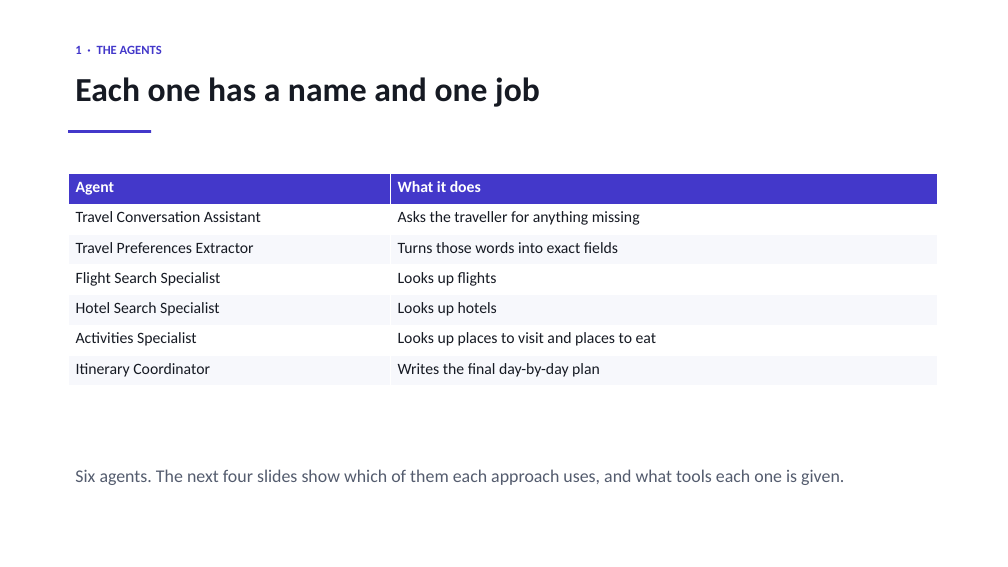
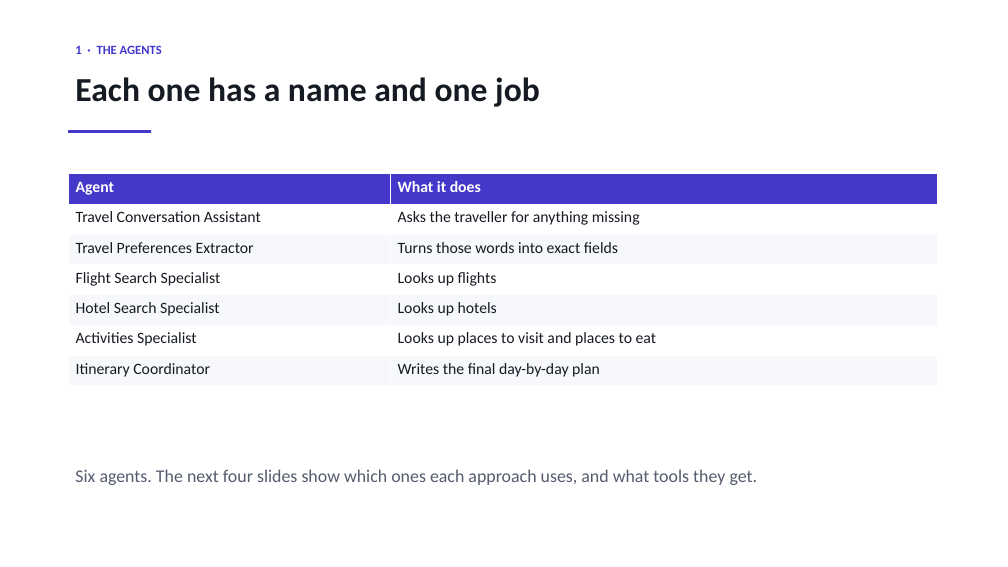
Before and after one commit to sherali143/Trip-Planner, a slide deck: slide 2 of submission/CMP7200_Viva_Presentation.pptx. Drawn at 1008x567 pixels with LibreOffice and Linux fonts; fonts in the diff are those of the drawing. Boxes give left, top, right and bottom in pixels: in the first picture for what was removed or moved away, otherwise in the second. Text is boxed around its words. In the diff, an @@ line names an element or a change of style, - is before the commit and + after.

Commit message:
Plainer wording on the viva slides
Sixteen explaining lines rewritten in commoner words and shorter sentences.
"one at a time" for "one after another. Nothing overlaps", "The two overlap"
for "their ranges overlap", "the free APIs ran out" for "because of the free
API limits". Nothing structural changed: the same nine slides, the same
tables, the same tool names and the same measured numbers.

These lines are read aloud from the front of a room, which is the test they
were failing.

```diff
--- a/submission/CMP7200_Viva_Presentation.pptx
+++ b/submission/CMP7200_Viva_Presentation.pptx
@@ text at box(75, 469, 758, 485): text changed @@
-Six agents. The next four slides show which of them each approach uses, and what tools each one is given.
+Six agents. The next four slides show which ones each approach uses, and what tools they get.
```
Also in this commit, not shown: 7 other slides changed, 1 other file.
